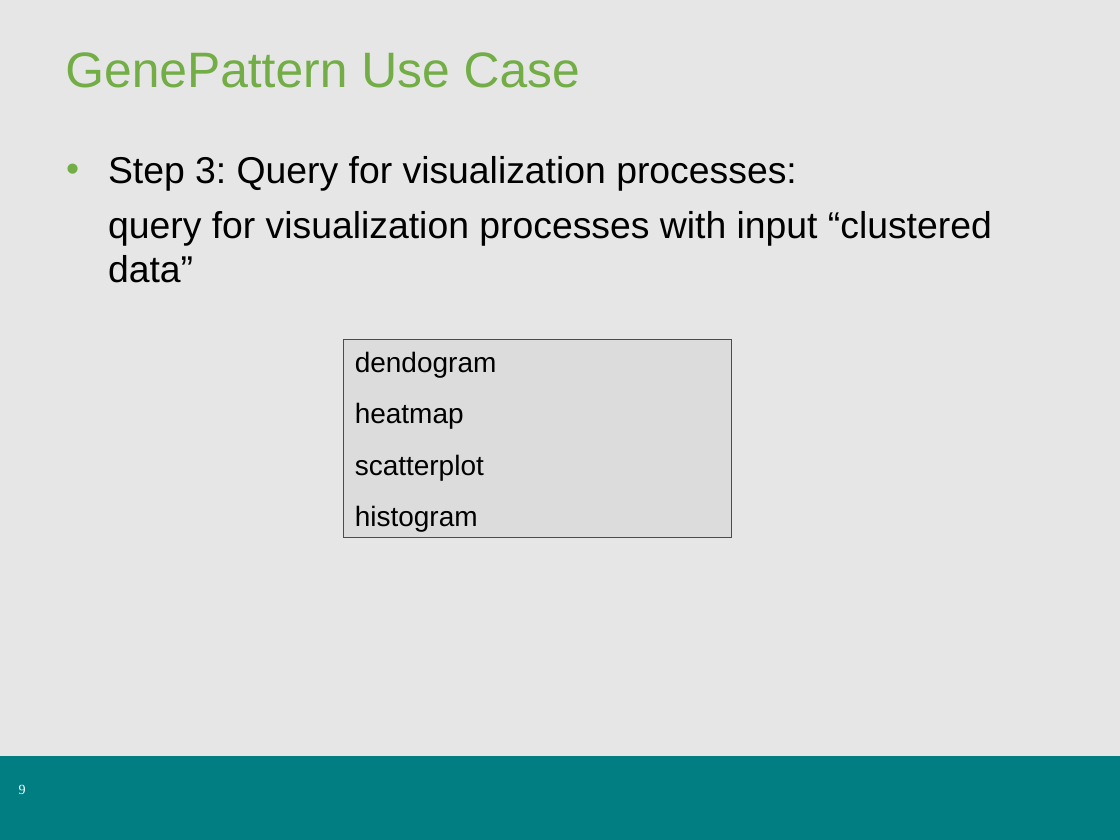
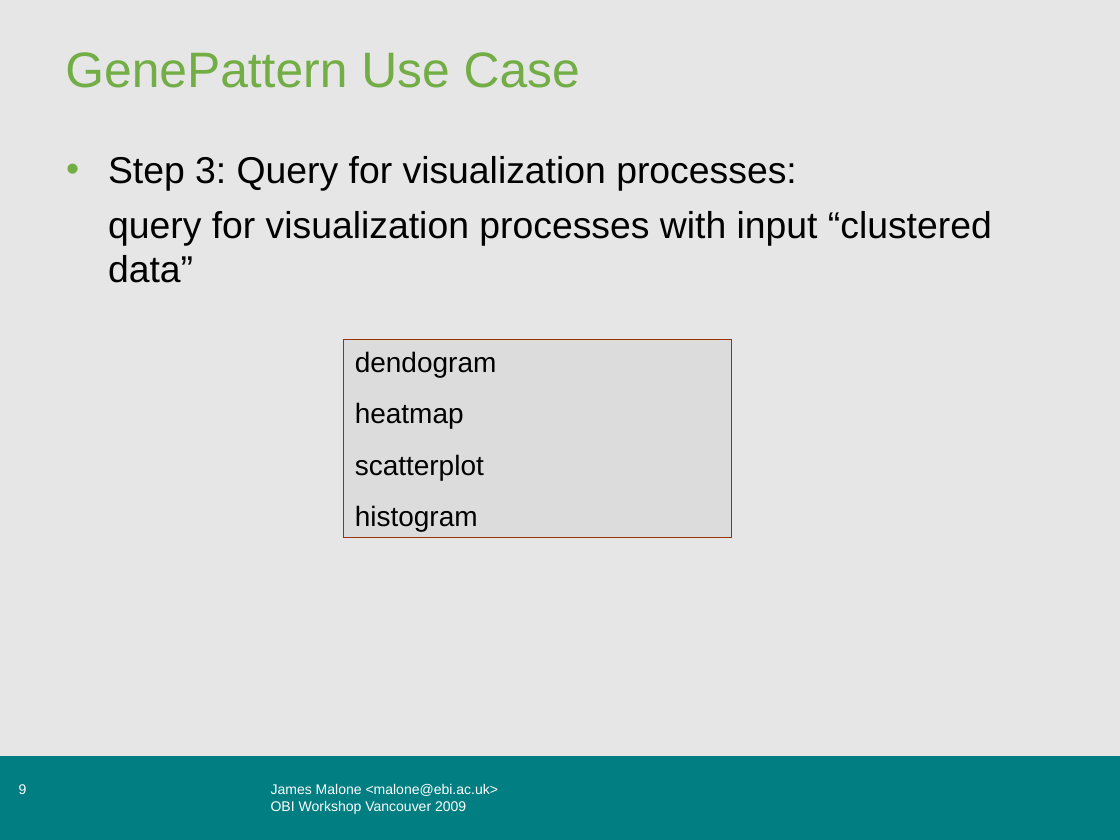
Before and after one commit to jamesaoverton/obi-backup, a slide deck: slide 9 of docs/developer/DT/DT_use_case_vancouver_2009.ppt. Drawn at 1120x840 pixels with LibreOffice and Linux fonts; fonts in the diff are those of the drawing; background and template pictures are left out. Boxes give left, top, right and bottom in pixels: in the first picture for what was removed or moved away, otherwise in the second. Text is boxed around its words. In the diff, an @@ line names an element or a change of style, - is before the commit and + after.

```diff
--- a/docs/developer/DT/DT_use_case_vancouver_2009.ppt
+++ b/docs/developer/DT/DT_use_case_vancouver_2009.ppt
@@ page number at [19,784,27,794]: font Times New Roman to Arial @@
@@ text added at [271,784,499,814], 9 pt, text #FFFFFF @@
+James Malone <malone@ebi.ac.uk>
+OBI Workshop Vancouver 2009
```
Also in this commit, not shown: 12 other slides changed, 1 other file.
